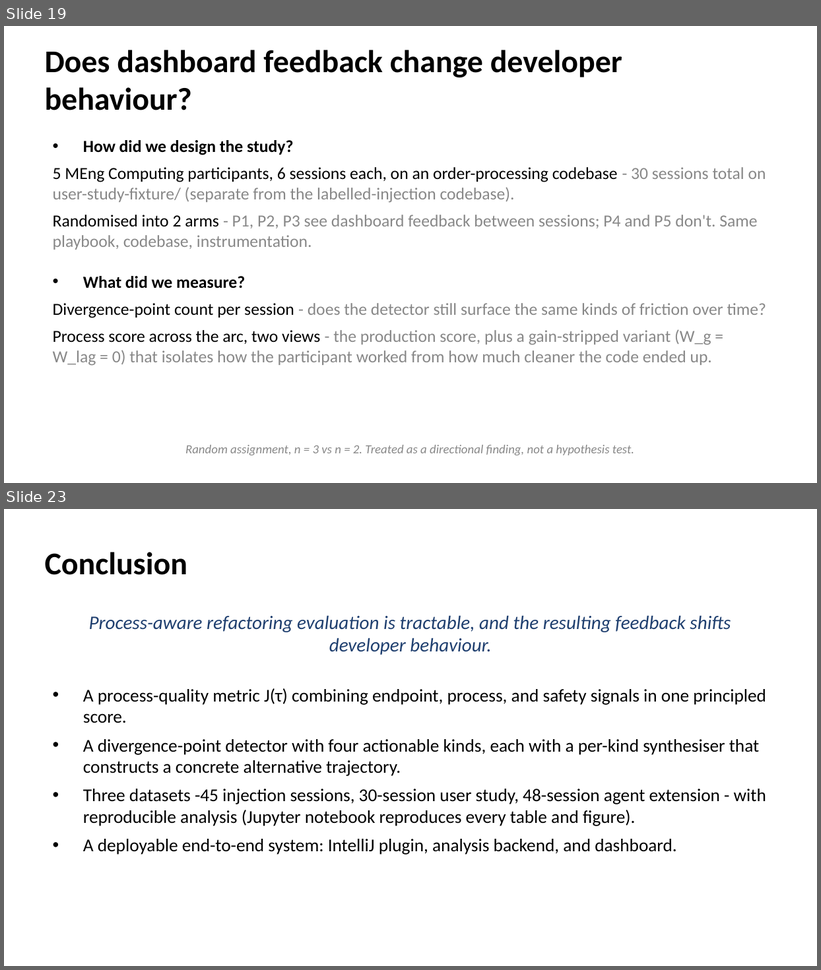
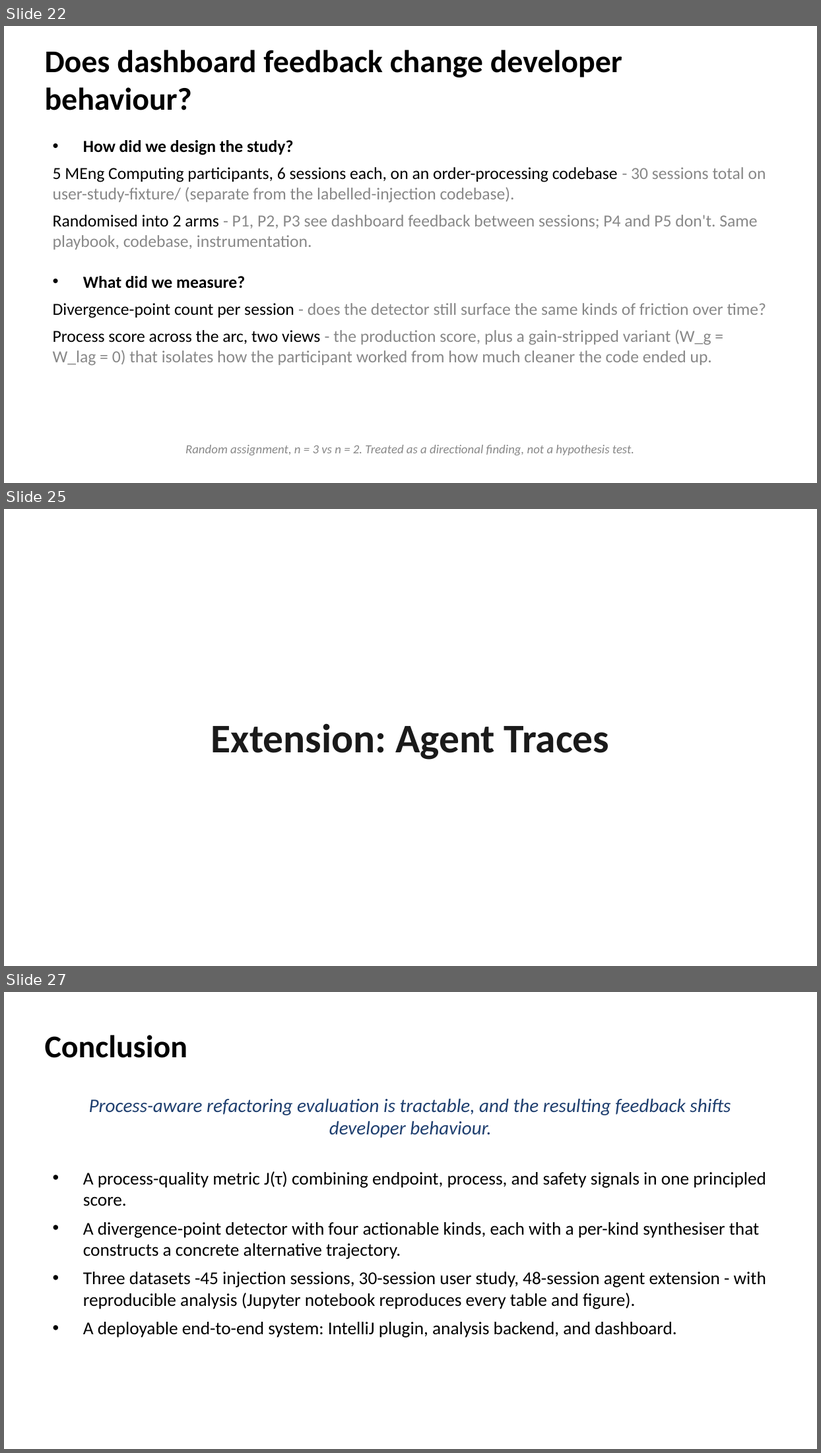
Before and after one commit to EthanHosier/fyp, a slide deck: presentation/slides.pptx. Shown one above the other, each under a label of ours: slides 19 and 23 before the commit, slides 22, 25 and 27 after it; the slides between them are not shown. The pictures are 821x970 and 821x1453 pixels, drawn with LibreOffice and Linux fonts; fonts in the diff are those of the drawing. Boxes give left, top, right and bottom in pixels: in the first picture for what was removed or moved away, otherwise in the second. Text is boxed around its words. In the diff, an @@ line names an element or a change of style, - is before the commit and + after.

```diff
--- a/presentation/slides.pptx
+++ b/presentation/slides.pptx
@@ slide 25 added at (x1=4, y1=509, x2=817, y2=966), background #FFFFFF @@
@@ text added at (x1=211, y1=723, x2=609, y2=760), 36 pt, text #1A1A1A, bold @@
+Extension: Agent Traces
@@ what was slide 19 is now slide 22 @@
@@ what was slide 23 is now slide 27 @@
```
Also in this commit, not shown: 7 slides changed, 4 other slides added, 1 slide removed, 1 other file.
